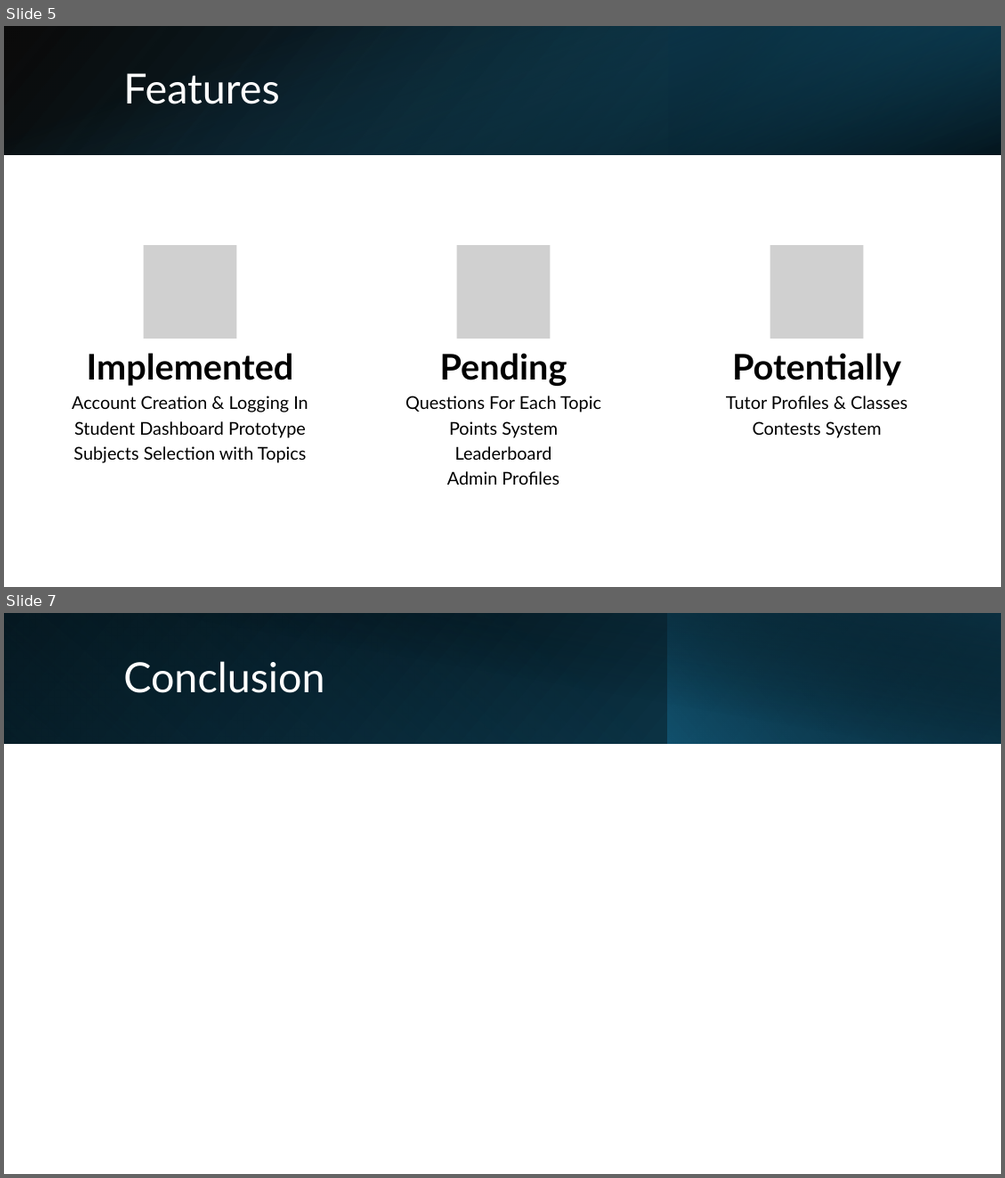
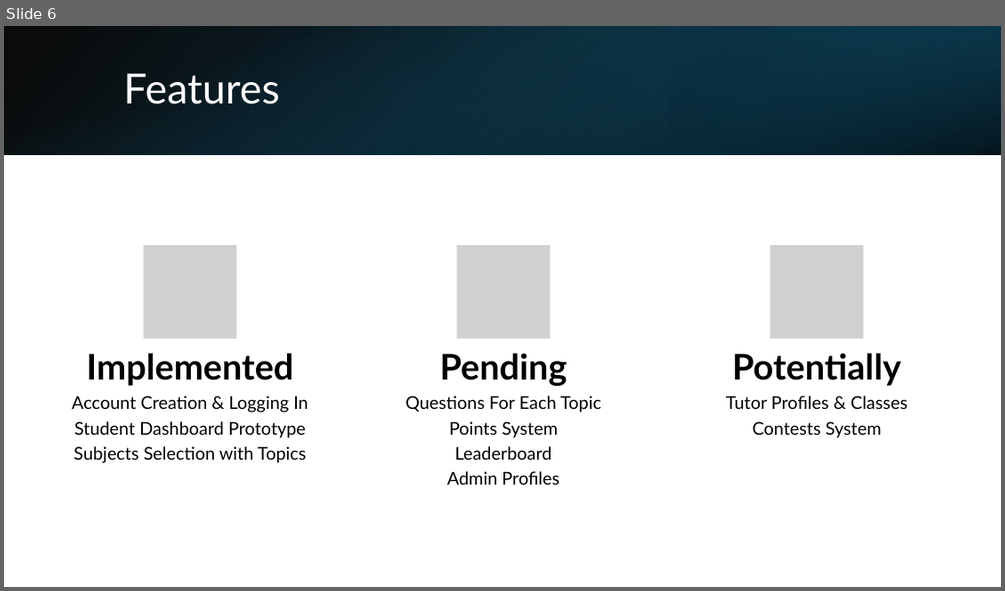
Before and after one commit to shahd9290/Competitive-Revision-Website, a slide deck: documents/Danyal Shah Interim Presentation.pptx. Shown one above the other, each under a label of ours: slides 5 and 7 before the commit, slide 6 after it; the slides between them are not shown. The pictures are 1005x1178 and 1005x591 pixels, drawn with LibreOffice and Linux fonts; fonts in the diff are those of the drawing; grey boxes stand for pictures. Boxes give left, top, right and bottom in pixels: in the first picture for what was removed or moved away, otherwise in the second. Text is boxed around its words. In the diff, an @@ line names an element or a change of style, - is before the commit and + after.

```diff
--- a/documents/Danyal Shah Interim Presentation.pptx
+++ b/documents/Danyal Shah Interim Presentation.pptx
@@ slide 7 removed at (x1=4, y1=613, x2=1001, y2=1174), background #FFFFFF @@
@@ rectangle removed at (x1=4, y1=613, x2=1001, y2=743) @@
@@ rectangle removed at (x1=4, y1=613, x2=668, y2=743) @@
@@ rectangle removed at (x1=41, y1=613, x2=1001, y2=744) @@
@@ rectangle removed at (x1=667, y1=613, x2=1001, y2=743) @@
@@ title removed at (x1=123, y1=661, x2=324, y2=693) @@
-Conclusion
@@ what was slide 5 is now slide 6 @@
```
Also in this commit, not shown: 2 slides changed, 2 slides added.
